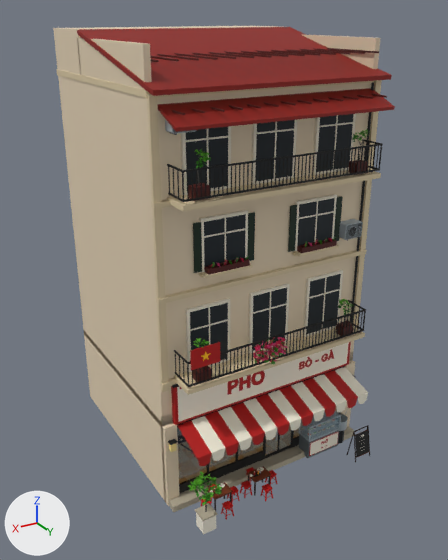
A saved change to the FBX model Assets/PhoViet/Art/Streets/PV_StreetShop00.fbx.
One viewpoint serves both versions: a camera (50 mm lens) standing at (11.26, 19.69, 15.98) and looking at (0.28, 1.4, 6.84). The axes (+X, +Y, +Z) are drawn at lower left. The lights are the same throughout. The first picture is the older version. Objects named as collision shapes, trigger or cutter boxes, shadow casters or lower levels of detail are left out. Where no turn or scale is listed for an object, it has been applied to the vertices. Vertices at exactly the same position are counted once.

The first picture shows 'PV_StreetShop00_LOD0'.
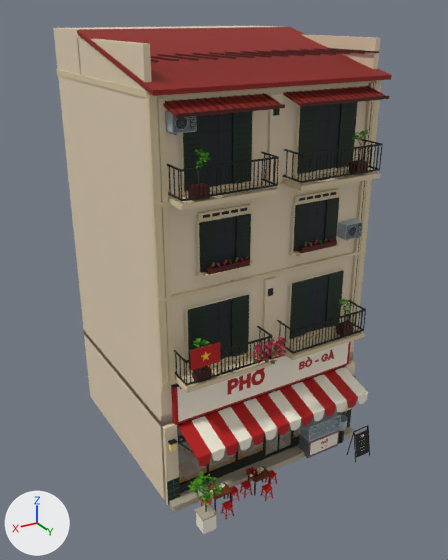
Where the change shows, as pixel boxes (x1, y1, x2, y2) in the pictures (448 x 560 px):
'PV_StreetShop00_LOD0', reshaped: before (53, 26, 395, 534); after (53, 26, 392, 534)
part 1 of me_pv_streetshop00_lod0, added: after (167, 477, 180, 506)
part 2 of me_pv_streetshop00_lod0, added: after (342, 409, 351, 428)
part 3 of me_pv_streetshop00_lod0, added: after (188, 305, 207, 370)
part 4 of me_pv_streetshop00_lod0, rebuilt: before (204, 228, 246, 238); after (215, 228, 236, 234)
part 5 of me_pv_streetshop00_lod0, deleted: before (181, 95, 381, 375)
part 6 of me_pv_streetshop00_lod0, built on: before (157, 88, 395, 395); after (157, 82, 389, 393)
part 7 of me_pv_streetshop00_lod0, surface changed: (169, 139, 382, 381) in both

The change in detail:
me_pv_streetshop00_lod0 is used by ob_pv_streetshop00_lod0; location (0.0, 0.0, 0.0).
me_pv_streetshop00_lod0 had 15017 vertices, 11618 faces and spanned x -4.2..4.2, y -3.9..6.2, z 0.0..15.5.
me_pv_streetshop00_lod0 now has 15921 vertices, 11956 faces and spans x -4.2..4.2, y -3.9..6.2, z 0.0..15.5.
me_pv_streetshop00_lod0 part 1: a new loose piece, a box spanning x 3.72..4.18, y 4.058..4.102, z 0.04..1.08, in mat_pv_streetatlas (picture img_pv_streetpalette_png).
me_pv_streetshop00_lod0 part 2: a new loose piece, a box spanning x -4.18..-3.72, y 4.058..4.102, z 0.04..1.08, in mat_pv_streetatlas (picture img_pv_streetpalette_png).
me_pv_streetshop00_lod0 part 3: a new loose piece, a box spanning x 2.519..3.18, y 3.998..4.058, z 5.25..7.41, in mat_pv_streetatlas (picture img_pv_streetpalette_png).
me_pv_streetshop00_lod0 part 4: the loose piece of 8 vertices spanning x 1.0..2.5, y 4.0, z 9.7 is rebuilt with 4 vertices and now spans x 0.9..2.7, y 4.0, z 9.8.
me_pv_streetshop00_lod0 part 5: 43 loose pieces with 312 vertices, spanning x -3.7..3.2, y 3.7..4.9, z 5.0..13.6, are deleted.
me_pv_streetshop00_lod0 part 6: 439 vertices moved from x -3.7..3.7, y 4.0..4.9, z 5.2..12.0 to x -3.7..3.7, y 4.1..4.9, z 5.2..12.0; 256 vertices removed from x -3.9..3.9, y 3.7..5.0, z 4.9..13.8; 1396 vertices added at x -3.9..3.9, y 3.8..4.9, z 4.9..13.9.
me_pv_streetshop00_lod0 part 7: 609 kept faces spanning x -3.7..3.7, y 3.9..4.9, z 5.2..12.1 get new texture (UV) coordinates.
Other edits to the shape of me_pv_streetshop00_lod0 do not show in these pictures.
